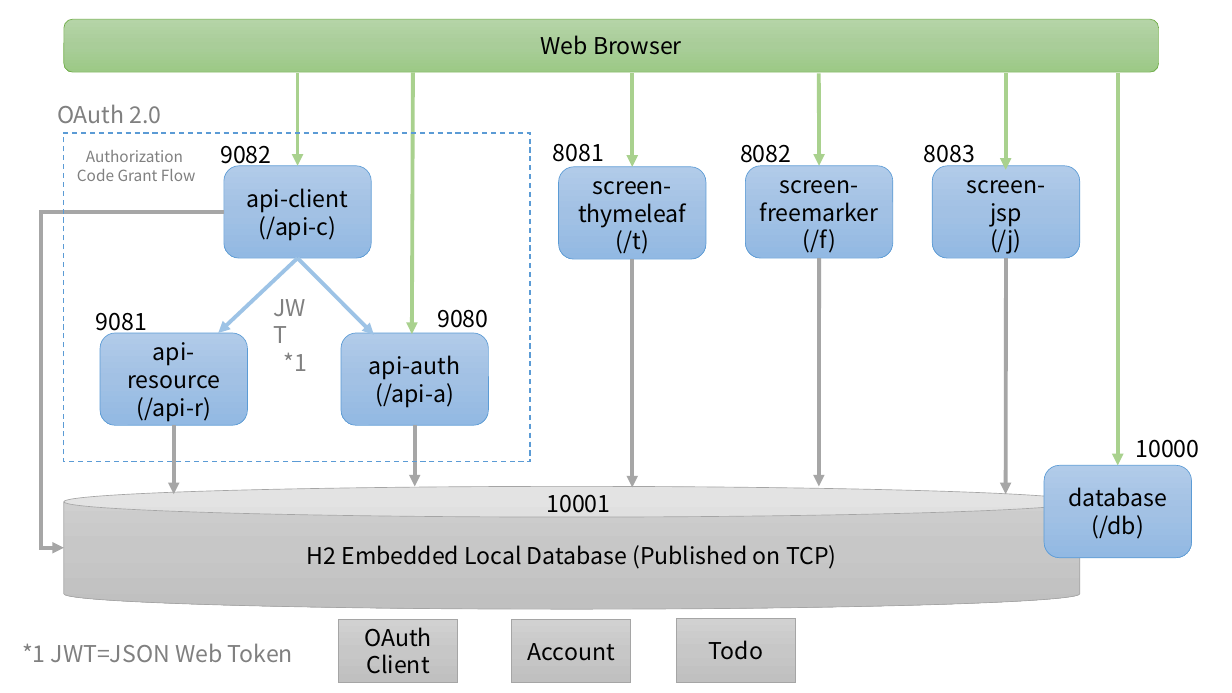
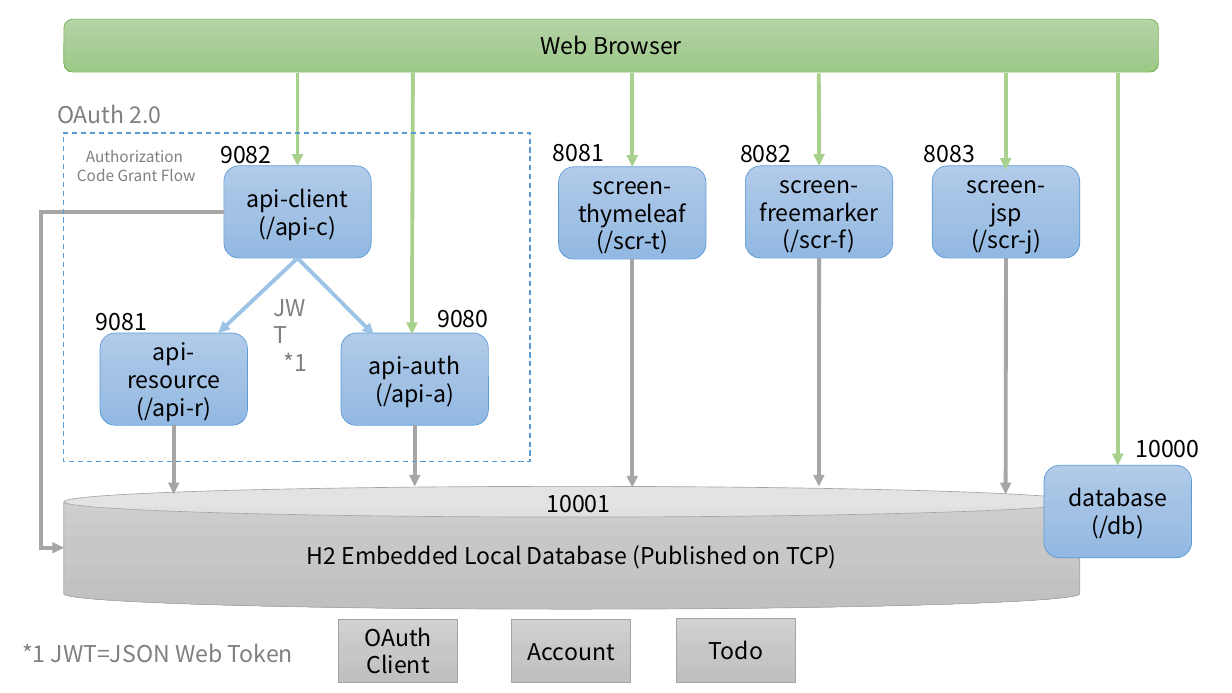
Before and after one commit to kazuki43zoo/spring-boot-multi-sample, a slide deck: slide 1 of images.pptx. Drawn at 1232x693 pixels with LibreOffice and Linux fonts; fonts in the diff are those of the drawing. Boxes give left, top, right and bottom in pixels: in the first picture for what was removed or moved away, otherwise in the second. Text is boxed around its words. In the diff, an @@ line names an element or a change of style, - is before the commit and + after.

```diff
--- a/images.pptx
+++ b/images.pptx
@@ text in rounded rectangle at box(596, 226, 668, 254): text changed @@
-(/t)
+(/scr-t)
@@ text in rounded rectangle at box(783, 229, 855, 253): text changed @@
-(/f)
+(/scr-f)
@@ text in rounded rectangle at box(971, 225, 1041, 254): text changed @@
-(/j)
+(/scr-j)
```
Also in this commit, not shown: 1 other file.
